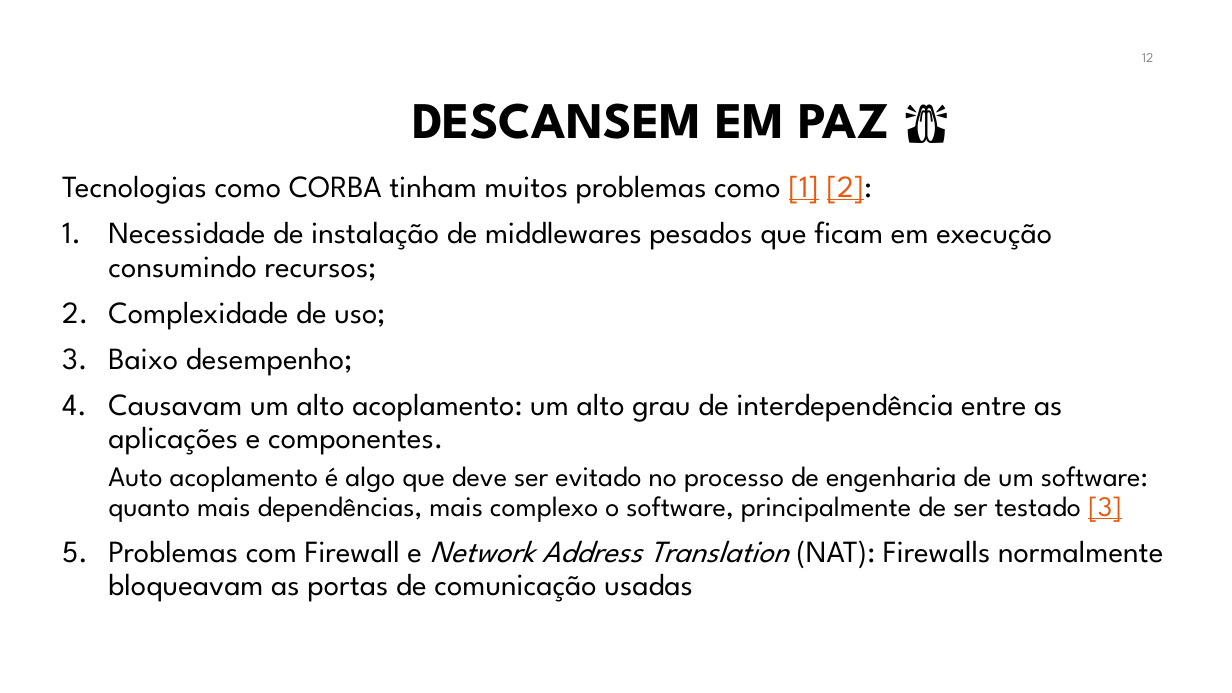
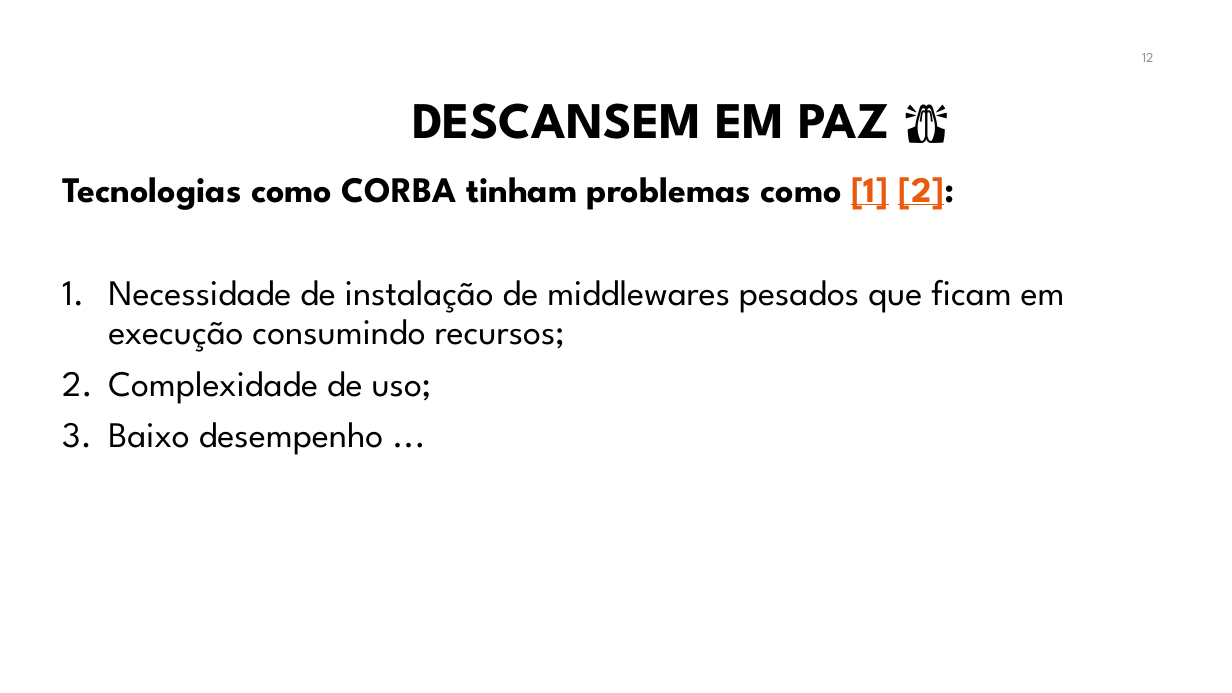
Before and after one commit to manoelcampos/sistemas-distribuidos, a slide deck: slide 12 of projects/08-webservices/webservices.pptx. Drawn at 1232x693 pixels with LibreOffice and Linux fonts; fonts in the diff are those of the drawing; background and template pictures are left out. Boxes give left, top, right and bottom in pixels: in the first picture for what was removed or moved away, otherwise in the second. Text is boxed around its words. In the diff, an @@ line names an element or a change of style, - is before the commit and + after.

```diff
--- a/projects/08-webservices/webservices.pptx
+++ b/projects/08-webservices/webservices.pptx
@@ text at (x1=62, y1=177, x2=954, y2=210): text changed; size 24 to 28 pt; bold on @@
-Tecnologias como CORBA tinham muitos problemas como [1] [2]:
+Tecnologias como CORBA tinham problemas como [1] [2]:
@@ text at (x1=108, y1=280, x2=1065, y2=404): size 24 to 28 pt in "Necessidade de instalação de middlewares pesados que ...", "Complexidade de uso;" @@
@@ text at (x1=108, y1=422, x2=384, y2=455): text changed; size 24 to 28 pt @@
-3. Baixo desempenho;
-4. Causavam um alto acoplamento: um alto grau de interdependência entre as aplicações e componentes.
-  Auto acoplamento é algo que deve ser evitado no processo de engenharia de um software: quanto mais dependências, mais complexo o software, principalmente de ser testado [3]
-5. Problemas com Firewall e Network Address Translation (NAT): Firewalls normalmente bloqueavam as portas de comunicação usadas
+3. Baixo desempenho ...
```
Also in this commit, not shown: 23 other slides changed, 4 slides added.
